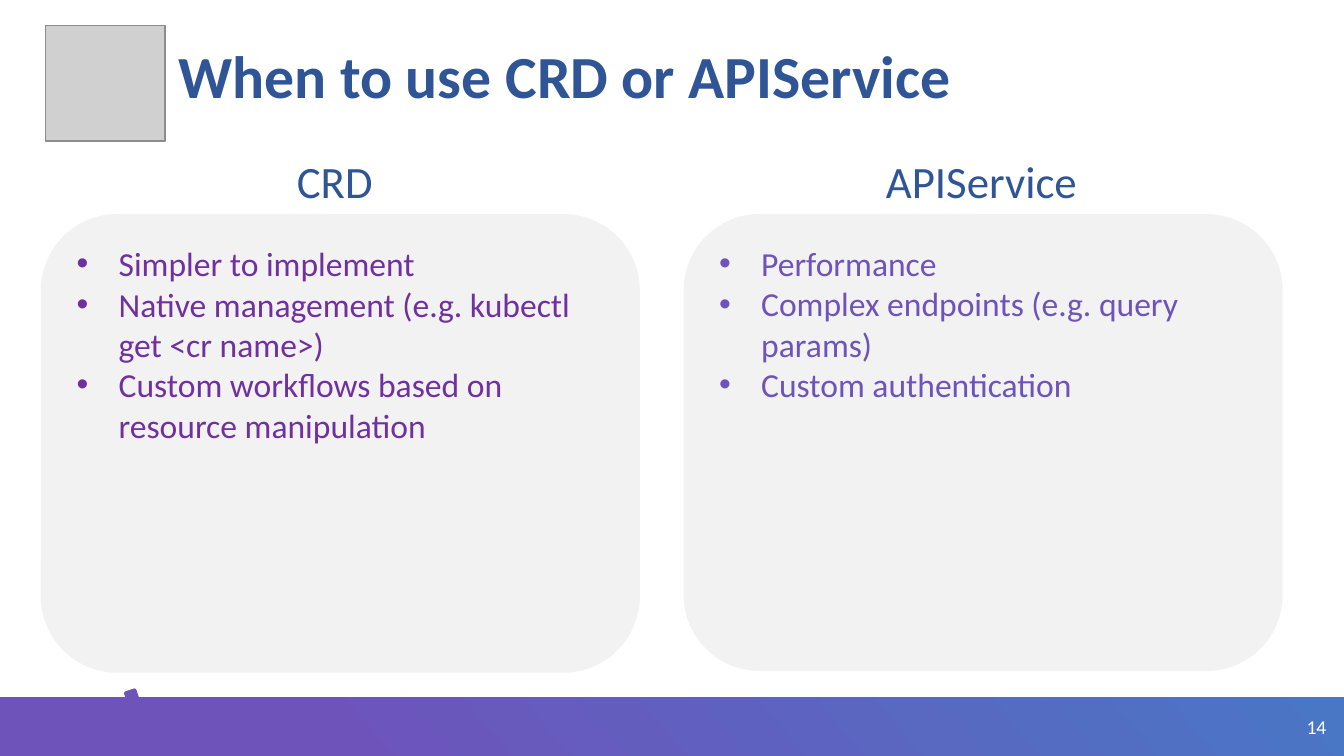
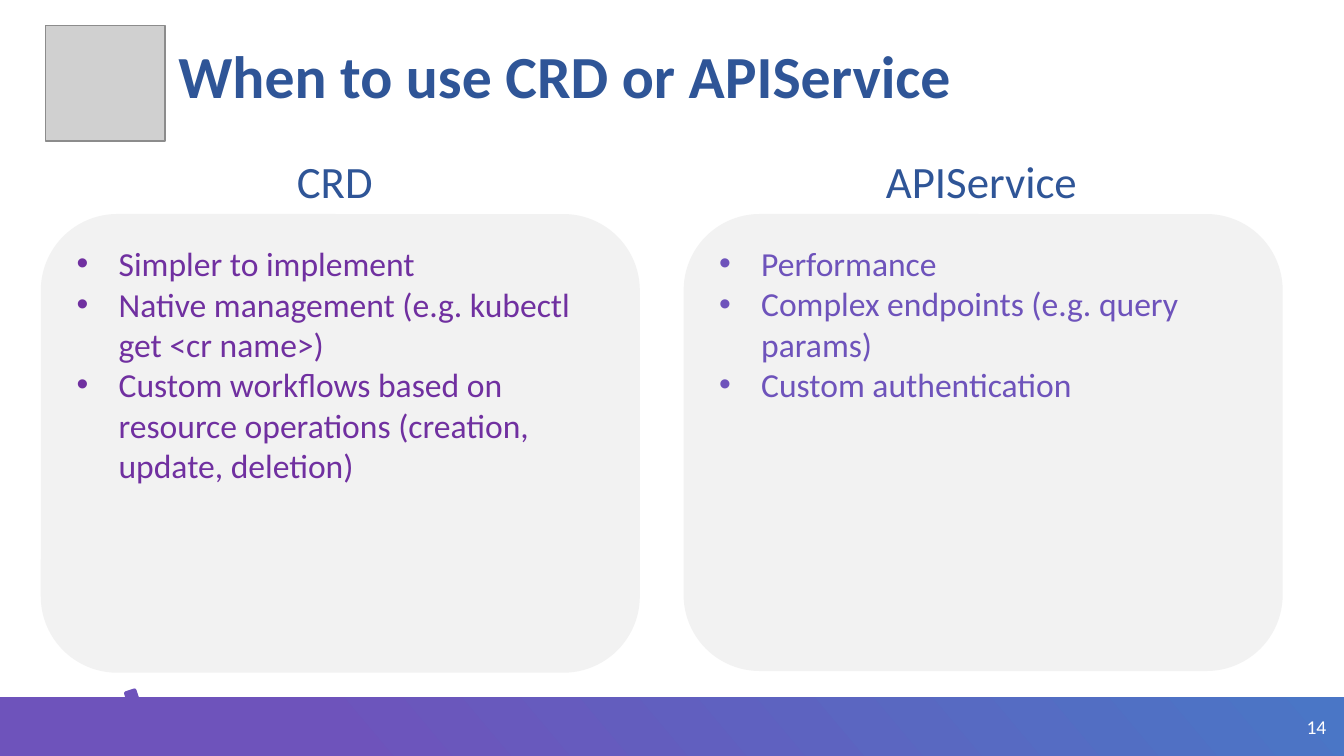
Before and after one commit to ybaryshnikova/extensions-meetup, a slide deck: slide 14 of Kubernetes CRD Helm.pptx. Drawn at 1344x756 pixels with LibreOffice and Linux fonts; fonts in the diff are those of the drawing; grey boxes stand for pictures; background and template pictures are left out. Boxes give left, top, right and bottom in pixels: in the first picture for what was removed or moved away, otherwise in the second. Text is boxed around its words. In the diff, an @@ line names an element or a change of style, - is before the commit and + after.

```diff
--- a/Kubernetes CRD Helm.pptx
+++ b/Kubernetes CRD Helm.pptx
@@ text in rounded rectangle at (119, 373, 528, 484): text changed @@
-• Custom workflows based on resource manipulation
+• Custom workflows based on resource operations (creation, update, deletion)
```
Also in this commit, not shown: 1 other slide changed, 3 other files.
